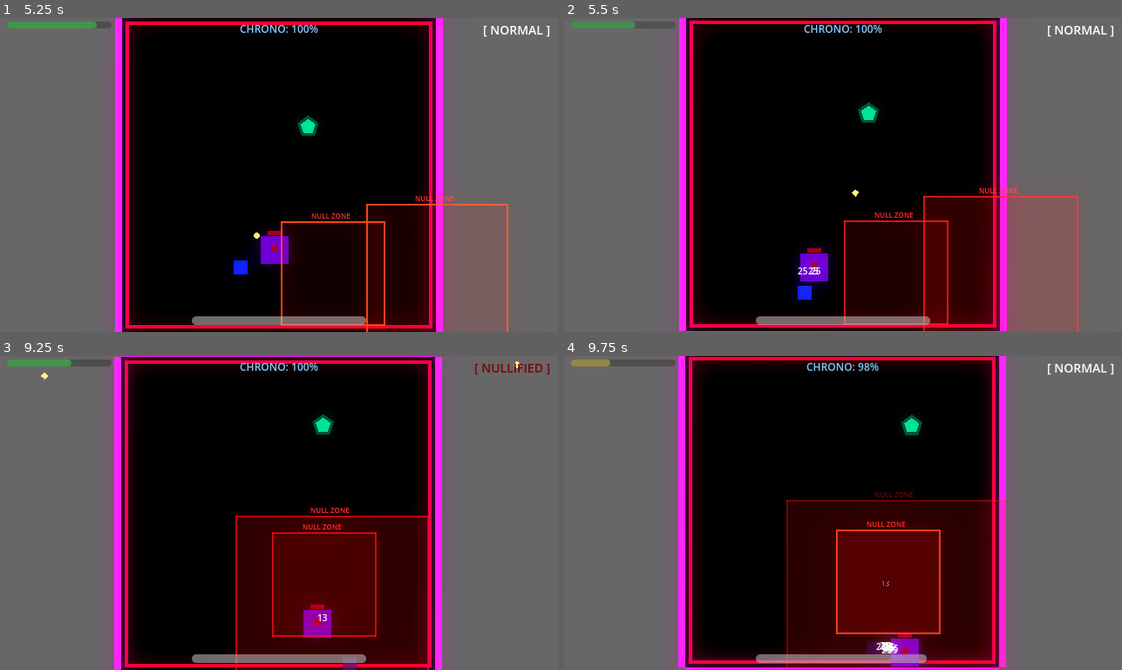
Above: before the commit, frames 1-4 (two rows, left to right).
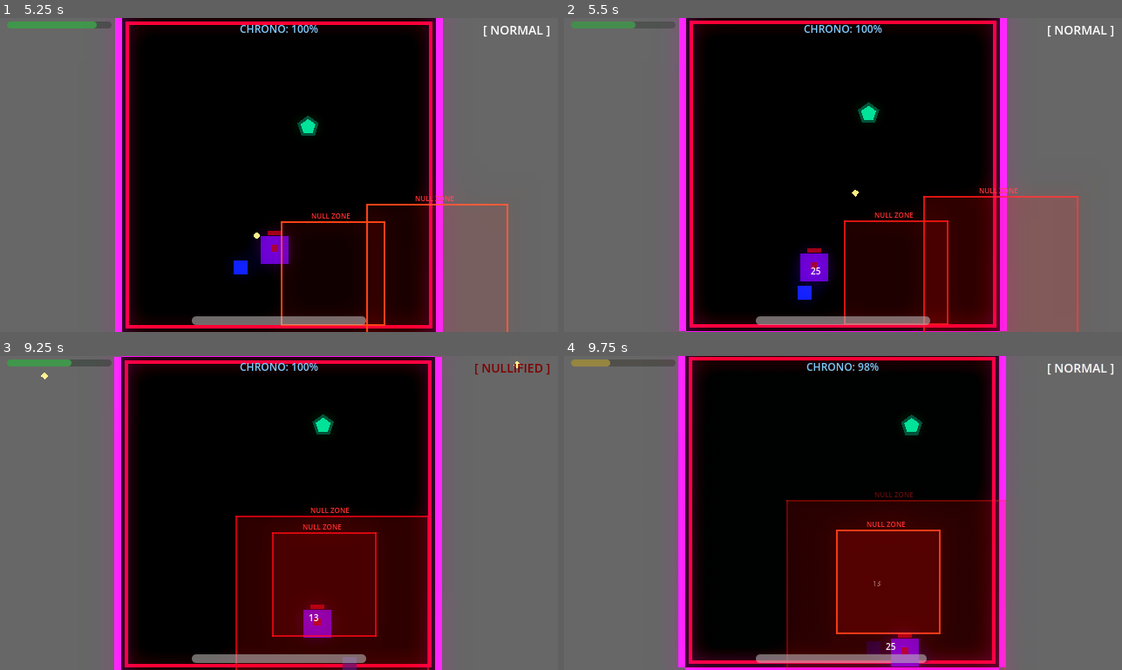
Above: after the commit, the same moments.

Repository: scarf-y/Polychron
Game: Godot game, scene res://scenes/levels/boss_room.tscn
Same seed, same stepped clock (60 frames per second), same inputs: the game is played once before the commit and once after it. This scene is started directly instead of the project's main scene.
Inputs (mouse positions are in pixels of both pictures, inside the frame that each line leads up to):
- Up to frame 1 (5.25 s): move the mouse to (401, 159) at 0.52 s; hold D (move_right) 0.53-1.28 s; tap Q (dash) at 0.6, 4.35 s; move the mouse to (167, 190) at 1.27 s; hold S (move_down) 1.28-2.03 s; click (167, 190) at 1.35 s; move the mouse to (334, 105) at 2.02 s; hold D (move_right) 2.03-2.78 s; tap E (time_erase) at 2.1 s; move the mouse to (251, 237) at 2.77 s; hold W (move_up) 2.78-3.53 s; tap Shift (time_slow) at 2.85 s; move the mouse to (446, 222) at 3.52 s; hold A (move_left) 3.53-5.03 s; tap Space (time_stop) at 3.6 s; move the mouse to (111, 127) at 4.27 s; move the mouse to (306, 175) at 5.02 s; hold S (move_down) from 5.03 s (still down); click (306, 175) at 5.1 s
- Up to frame 2 (5.5 s): keep holding S (move_down)
- Up to frame 3 (9.25 s): move the mouse to (195, 434) at 5.77 s; release S (move_down) at 5.78 s; hold D (move_right) 5.78-6.53 s; tap one key every 0.75 s from 5.85 s: E (time_erase) Shift (time_slow) Space (time_stop) Q (dash); move the mouse to (401, 497) at 6.52 s; hold W (move_up) 6.53-7.28 s; move the mouse to (167, 528) at 7.27 s; hold D (move_right) 7.28-8.03 s; move the mouse to (334, 443) at 8.02 s; hold S (move_down) 8.03-8.78 s; move the mouse to (251, 575) at 8.77 s; hold A (move_left) from 8.78 s (still down); click (251, 575) at 8.85 s
- Up to frame 4 (9.75 s): move the mouse to (1010, 560) at 9.52 s; release A (move_left) at 9.53 s; hold W (move_up) from 9.53 s (still down); tap E (time_erase) at 9.6 s

Frame 1 is identical in both runs. In frame 2, less than 0.1% of the frame differs, in the area x 41-46%, y 79-82%; in frame 3, less than 0.1%; in frame 4, 0.1%, in the area x 55-60%, y 71-95%.

Commit message:
feat: add Health Core drops (30% chance) with spawn/pickup animations and green glow, integrate fracture reduction on all enemy deaths

Diff:
--- /dev/null
+++ b/scenes/effects/health_core.tscn
@@ -0,0 +1,6 @@
+[gd_scene load_steps=2 format=3]
+
+[ext_resource type="Script" path="res://scripts/health_core.gd" id="1_script"]
+
+[node name="HealthCore" type="Area2D"]
+script = ExtResource("1_script")
--- a/scripts/dampener.gd
+++ b/scripts/dampener.gd
@@ -150,6 +150,8 @@
 	if health <= 0.0:
 		_die()
 
+var _health_core_scene: PackedScene = preload("res://scenes/effects/health_core.tscn")
+
 func _die() -> void:
 	if is_dead:
 		return
@@ -159,6 +161,15 @@
 	for s in _tethered_sentinels:
 		if is_instance_valid(s):
 			s.damage_reduction = 0.0
+
+	# Fracture reduction / lockdown exit
+	TimeManager.on_enemy_killed()
+
+	# 30% chance to drop a Health Core
+	if randf() < 0.3:
+		var core := _health_core_scene.instantiate()
+		core.global_position = global_position
+		get_tree().current_scene.add_child(core)
 
 	enemy_died.emit(self)
 
--- /dev/null
+++ b/scripts/health_core.gd
@@ -0,0 +1,169 @@
+extends Area2D
+
+## Health Core — A healing pickup dropped by enemies.
+## Glowing white-green square that heals the player on contact.
+## Features spawn animation, pickup glow effect, and auto-destroy timer.
+
+const HEAL_AMOUNT: float = 5.0
+const LIFETIME: float = 8.0
+
+var _pulse_tween: Tween = null
+
+func _ready() -> void:
+	# Set collision: detect Player (layer 2)
+	collision_layer = 0
+	collision_mask = 2  # Player layer
+
+	body_entered.connect(_on_body_entered)
+
+	# Build visual
+	_create_visual()
+
+	# Spawn animation
+	_play_spawn_animation()
+
+	# Auto-destroy timer with fade-out
+	_start_lifetime_timer()
+
+func _create_visual() -> void:
+	# Glowing white-green square
+	var core_visual := Polygon2D.new()
+	core_visual.name = "CoreVisual"
+	core_visual.polygon = PackedVector2Array([
+		Vector2(-5, -5), Vector2(5, -5), Vector2(5, 5), Vector2(-5, 5)
+	])
+	core_visual.color = Color(0.8, 1.0, 0.85, 0.9)
+	core_visual.z_index = 10
+	add_child(core_visual)
+
+	# Outer glow ring
+	var glow := Polygon2D.new()
+	glow.name = "GlowRing"
+	glow.polygon = PackedVector2Array([
+		Vector2(-8, -8), Vector2(8, -8), Vector2(8, 8), Vector2(-8, 8)
+	])
+	glow.color = Color(0.3, 1.0, 0.5, 0.25)
+	glow.z_index = 9
+	add_child(glow)
+
+	# Collision shape
+	var col_shape := CollisionShape2D.new()
+	var circle := CircleShape2D.new()
+	circle.radius = 8.0
+	col_shape.shape = circle
+	add_child(col_shape)
+
+	# Start pulsing glow
+	_pulse_tween = create_tween().set_loops()
+	_pulse_tween.tween_property(glow, "modulate:a", 0.6, 0.4).set_ease(Tween.EASE_IN_OUT)
+	_pulse_tween.tween_property(glow, "modulate:a", 1.0, 0.4).set_ease(Tween.EASE_IN_OUT)
+
+	# Rotate the glow ring slowly
+	var rotate_tween := create_tween().set_loops()
+	rotate_tween.tween_property(glow, "rotation", TAU, 3.0).from(0.0)
+
+func _play_spawn_animation() -> void:
+	# Start small and invisible, pop into existence
+	scale = Vector2.ZERO
+	modulate.a = 0.0
+
+	var tween := create_tween()
+	tween.set_parallel(true)
+	tween.tween_property(self, "scale", Vector2(1.0, 1.0), 0.35).set_ease(Tween.EASE_OUT).set_trans(Tween.TRANS_BACK)
+	tween.tween_property(self, "modulate:a", 1.0, 0.25)
+
+	# Spawn burst particles
+	_spawn_particles(global_position, Color(0.3, 1.0, 0.5, 0.8), 6)
+
+func _start_lifetime_timer() -> void:
+	await get_tree().create_timer(LIFETIME - 2.0).timeout
+
+	# Flicker warning before disappearing
+	if not is_inside_tree():
+		return
+	var flicker_tween := create_tween().set_loops(10)
+	flicker_tween.tween_property(self, "modulate:a", 0.2, 0.1)
+	flicker_tween.tween_property(self, "modulate:a", 1.0, 0.1)
+
+	await get_tree().create_timer(2.0).timeout
+	if is_inside_tree():
+		queue_free()
+
+func _on_body_entered(body: Node2D) -> void:
+	if not body.is_in_group("player"):
+		return
+
+	# Heal the player
+	if "health" in body and "max_health" in body:
+		body.health = minf(body.health + HEAL_AMOUNT, body.max_health)
+		# Emit the player's damaged signal to update HUD
+		if body.has_signal("player_damaged"):
+			body.player_damaged.emit(body.health)
+
+	# Pickup VFX: green glow around the player
+	_play_pickup_effect(body)
+
+	# Pickup burst particles
+	_spawn_particles(global_position, Color(0.2, 1.0, 0.4, 0.9), 8)
+
+	# Disable collision immediately so we don't double-trigger
+	set_deferred("monitoring", false)
+
+	# Quick scale-down and free
+	var tween := create_tween()
+	tween.set_parallel(true)
+	tween.tween_property(self, "scale", Vector2(2.0, 2.0), 0.15).set_ease(Tween.EASE_OUT)
+	tween.tween_property(self, "modulate:a", 0.0, 0.15)
+	tween.chain().tween_callback(queue_free)
+
+func _play_pickup_effect(player: Node2D) -> void:
+	# Create a green glow ring around the player that expands and fades
+	var glow_ring := Polygon2D.new()
+	var segments: int = 16
+	var radius: float = 12.0
+	var points: PackedVector2Array = PackedVector2Array()
+	for i in segments:
+		var angle: float = TAU * float(i) / float(segments)
+		points.append(Vector2(cos(angle), sin(angle)) * radius)
+	glow_ring.polygon = points
+	glow_ring.color = Color(0.2, 1.0, 0.4, 0.6)
+	glow_ring.z_index = 50
+	glow_ring.global_position = player.global_position
+	get_tree().current_scene.add_child(glow_ring)
+
+	# Expand and fade
+	var tween := glow_ring.create_tween()
+	tween.set_parallel(true)
+	tween.tween_property(glow_ring, "scale", Vector2(3.0, 3.0), 0.4).set_ease(Tween.EASE_OUT)
+	tween.tween_property(glow_ring, "modulate:a", 0.0, 0.4).set_ease(Tween.EASE_IN)
+	tween.chain().tween_callback(glow_ring.queue_free)
+
+	# Also flash the player green briefly
+	var original_modulate: Color = player.modulate
+	player.modulate = Color(0.3, 1.0, 0.5, 1.0)
+	await get_tree().create_timer(0.15).timeout
+	if is_instance_valid(player) and not player.is_dead:
+		# Let the player's own _update_modulate handle the restoration
+		if player.has_method("_update_modulate"):
+			player._update_modulate()
+
+func _spawn_particles(pos: Vector2, color: Color, count: int) -> void:
+	for i in count:
+		var particle := ColorRect.new()
+		var size: float = randf_range(2, 4)
+		particle.size = Vector2(size, size)
+		particle.color = color
+		particle.global_position = pos + Vector2(randf_range(-4, 4), randf_range(-4, 4))
+		particle.z_index = 50
+		get_tree().current_scene.add_child(particle)
+
+		var target_pos: Vector2 = particle.position + Vector2(
+			randf_range(-25, 25),
+			randf_range(-30, -5)
+		)
+
+		var tween := particle.create_tween()
+		tween.set_parallel(true)
+		tween.tween_property(particle, "position", target_pos, randf_range(0.3, 0.5)).set_ease(Tween.EASE_OUT)
+		tween.tween_property(particle, "modulate:a", 0.0, randf_range(0.3, 0.5)).set_delay(0.1)
+		tween.chain().tween_callback(particle.queue_free)
--- a/scripts/sentinel.gd
+++ b/scripts/sentinel.gd
@@ -139,7 +139,6 @@
 		if collider and collider.is_in_group("player"):
 			if collider.has_method("take_damage"):
 				collider.take_damage(DASH_DAMAGE)
-				GameJuice.spawn_damage_number(DASH_DAMAGE, collider.global_position, false)
 				GameJuice.screen_shake(5.0, 2.0)
 
 	if _state_timer <= 0.0:
@@ -206,7 +205,6 @@
 		if dist_to_beam < 6.0:  # Tighter hitbox — dodgeable
 			if player.has_method("take_damage"):
 				player.take_damage(LASER_DAMAGE_PER_TICK)
-				GameJuice.spawn_damage_number(LASER_DAMAGE_PER_TICK, player.global_position, false)
 				_laser_tick_timer = LASER_TICK_RATE  # Reset cooldown
 
 	if _state_timer <= 0.0:
@@ -249,10 +247,22 @@
 	if health <= 0.0:
 		_die()
 
+var _health_core_scene: PackedScene = preload("res://scenes/effects/health_core.tscn")
+
 func _die() -> void:
 	is_dead = true
 	_laser_line.visible = false
 	GameJuice.death_impact()
 	GameJuice.spawn_death_particles(global_position, Color(1, 0.2, 0.6), 15)
+
+	# Fracture reduction / lockdown exit
+	TimeManager.on_enemy_killed()
+
+	# 30% chance to drop a Health Core
+	if randf() < 0.3:
+		var core := _health_core_scene.instantiate()
+		core.global_position = global_position
+		get_tree().current_scene.add_child(core)
+
 	enemy_died.emit(self)
 	queue_free()
--- a/scripts/stalker_enemy.gd
+++ b/scripts/stalker_enemy.gd
@@ -68,7 +68,6 @@
 				# Contact damage handled naturally, since Time Erase disables damage inside player anyway
 				if _damage_timer <= 0.0 and global_position.distance_to(player.global_position) <= 20.0 and player.has_method("take_damage"):
 					player.take_damage(CONTACT_DAMAGE)
-					GameJuice.spawn_damage_number(CONTACT_DAMAGE, player.global_position, false)
 					_damage_timer = CONTACT_DAMAGE_COOLDOWN
 
 		move_and_slide()
@@ -93,7 +92,6 @@
 		var dist: float = global_position.distance_to(player.global_position)
 		if dist < 24.0 and player.has_method("take_damage"):
 			player.take_damage(CONTACT_DAMAGE)
-			GameJuice.spawn_damage_number(CONTACT_DAMAGE, player.global_position, false)
 			GameJuice.screen_shake(4.0, 2.0)
 
 	_is_attacking = false
@@ -112,9 +110,21 @@
 	if health <= 0.0:
 		_die()
 
+var _health_core_scene: PackedScene = preload("res://scenes/effects/health_core.tscn")
+
 func _die() -> void:
 	is_dead = true
 	GameJuice.big_impact()
 	GameJuice.spawn_death_particles(global_position, Color(1.0, 0.2, 0.2), 10)
+
+	# Fracture reduction / lockdown exit
+	TimeManager.on_enemy_killed()
+
+	# 30% chance to drop a Health Core
+	if randf() < 0.3:
+		var core := _health_core_scene.instantiate()
+		core.global_position = global_position
+		get_tree().current_scene.add_child(core)
+
 	enemy_died.emit(self)
 	queue_free()
--- a/scripts/time_warden.gd
+++ b/scripts/time_warden.gd
@@ -123,7 +123,6 @@
 		if collider and collider.is_in_group("player"):
 			if collider.has_method("take_damage"):
 				collider.take_damage(CHARGE_DAMAGE)
-				GameJuice.spawn_damage_number(CHARGE_DAMAGE, collider.global_position, false)
 				GameJuice.screen_shake(6.0, 2.0)
 
 	if _state_timer <= 0.0:
@@ -182,6 +181,8 @@
 	if health <= 0.0:
 		_die()
 
+var _health_core_scene: PackedScene = preload("res://scenes/effects/health_core.tscn")
+
 func _die() -> void:
 	is_dead = true
 	GameJuice.death_impact()
@@ -190,6 +191,14 @@
 	GameJuice.spawn_death_particles(global_position, Color(0.6, 0.0, 1.0), 25)
 	GameJuice.spawn_death_particles(global_position + Vector2(10, 0), Color(1, 0, 0.5), 15)
 	GameJuice.spawn_death_particles(global_position + Vector2(-10, 0), Color(0, 0.5, 1), 15)
+
+	# Fracture reduction / lockdown exit
+	TimeManager.on_enemy_killed()
+
+	# Boss always drops a Health Core
+	var core := _health_core_scene.instantiate()
+	core.global_position = global_position
+	get_tree().current_scene.add_child(core)
 
 	enemy_died.emit(self)
 
--- a/scripts/turret_enemy.gd
+++ b/scripts/turret_enemy.gd
@@ -101,9 +101,21 @@
 	if health <= 0.0:
 		_die()
 
+var _health_core_scene: PackedScene = preload("res://scenes/effects/health_core.tscn")
+
 func _die() -> void:
 	is_dead = true
 	GameJuice.big_impact()
 	GameJuice.spawn_death_particles(global_position, Color(1.0, 0.6, 0.0), 10)
+
+	# Fracture reduction / lockdown exit
+	TimeManager.on_enemy_killed()
+
+	# 30% chance to drop a Health Core
+	if randf() < 0.3:
+		var core := _health_core_scene.instantiate()
+		core.global_position = global_position
+		get_tree().current_scene.add_child(core)
+
 	enemy_died.emit(self)
 	queue_free()
